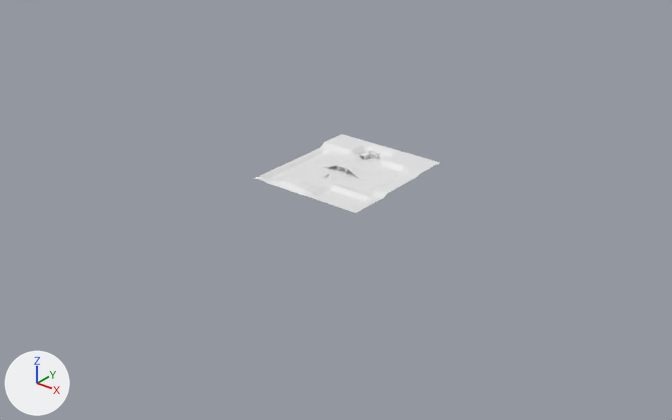
The FBX model Unity 2019/LowPolyRacer/Assets/Prefabs/RaceTrack.fbx as it was, and as the next commit left it.
The view is the same before and after, from a 50 mm camera at (826.0, -1053.0, 585.0) aimed at (1.0, -22.0, -54.0). Every picture has the same lights, and +X, +Y and +Z are marked at lower left. Where no turn or scale is listed for an object, it has been applied to the vertices.

Objects in the first picture: 'Terrain', 'Track'.
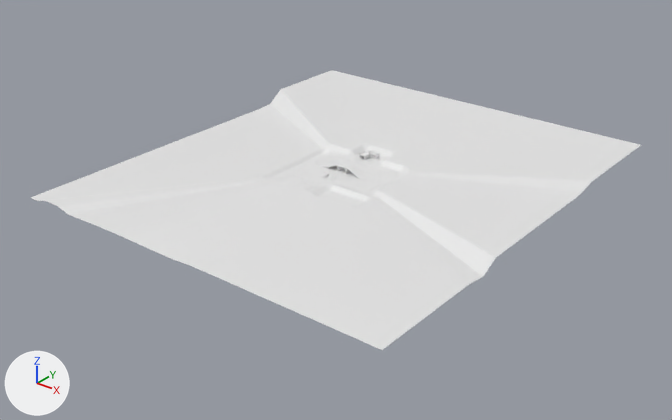
Location of each change, (x1, y1, x2, y2) in pixels of the pictures (672 x 420 px):
'Terrain', reshaped (227% wider, 251% taller): before (254, 134, 440, 213); after (31, 70, 641, 350)

What changed in the scene script:
```text
Change me_plane_003:
    used by ob_terrain; location = (0.0, 0.0, -1.0)
    remove me_plane_003.from_pydata(...)  # 484 vertices, 441 faces; spans x -100.0..100.0, y -100.0..121.0, z -5.0..8.0
    add me_plane_003.from_pydata(...)  # 484 vertices, 441 faces; spans x -326.0..327.0, y -348.0..373.0, z -9.0..15.0
    me_plane_003 part 1: 84 of the vertices in x -100.0..100.0, y -100.0..121.0, z 0.0..7.0 are scaled about their middle by 3.27, then moved by (1.0, 2.0, 0.0)
```
